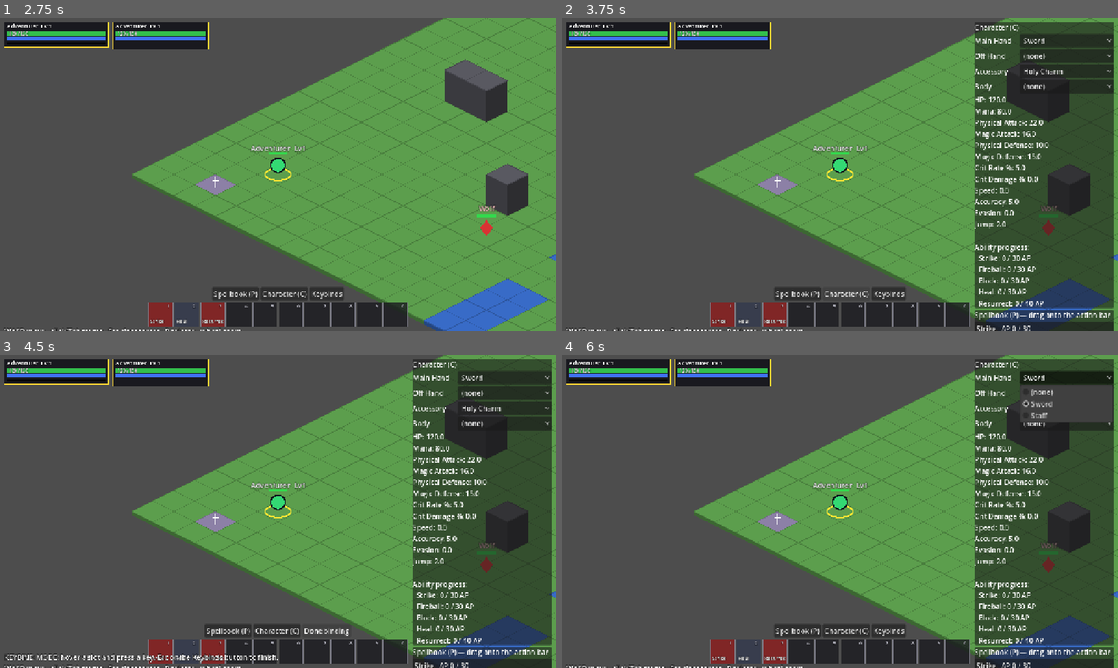
Above: before the commit, frames 1-4 (two rows, left to right).
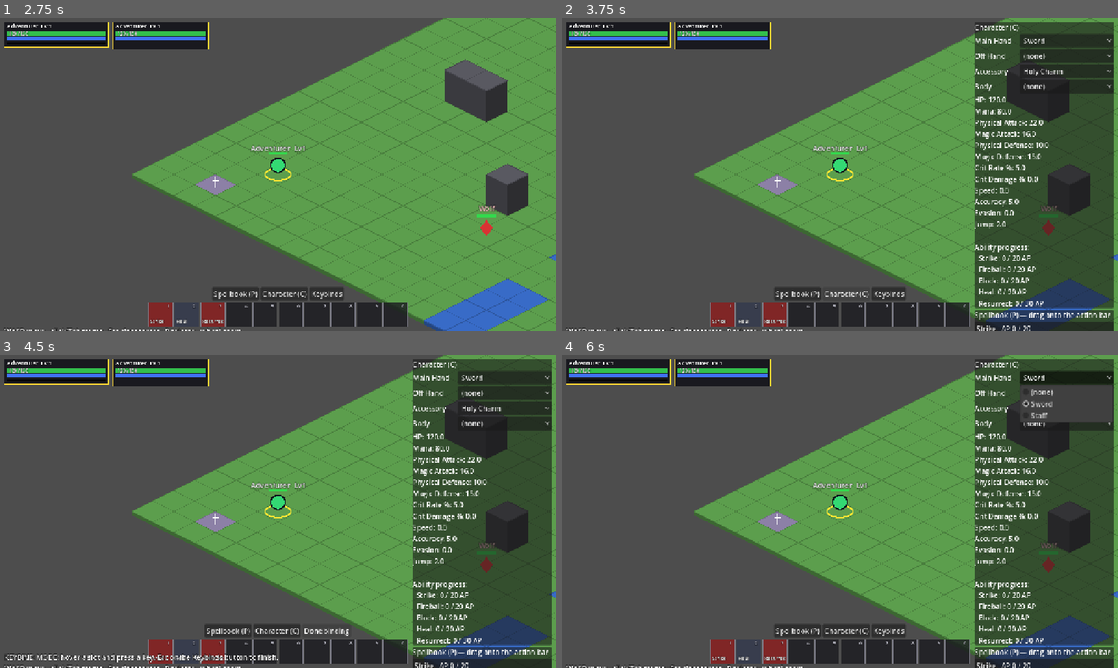
Above: after the commit, the same moments.

Repository: victorduvergermacarons-lang/Final-Wars
Game: Godot game, scene res://scenes/main.tscn
Two runs of this game, one before a commit and one after it. Both use one fixed random seed, a clock stepped at 60 frames per second and the inputs below.
Inputs (mouse positions are in pixels of both pictures, inside the frame that each line leads up to):
- Up to frame 1 (2.75 s): click "Play Solo" at 0.5 s; tap Enter at 1.25 s; drag from (55, 33) to (333, 105) at 1.27 s; drag from (161, 36) to (250, 237) at 2.02 s
- Up to frame 2 (3.75 s): click "Spellbook (P)" at 2.75 s; click "Character (C)" at 3.5 s
- Up to frame 3 (4.5 s): click "Keybinds" at 4.25 s
- Up to frame 4 (6 s): click "Done binding" at 5 s; click "Sword" at 5.75 s

Frame 1 is identical in both runs. In frame 2, less than 0.1% of the frame differs, in the area x 80-84%, y 75-100%; in frame 3, less than 0.1%; in frame 4, less than 0.1%.

Commit message:
Step 11: tune starter content against balance targets
- BalanceSim: scripted fights on the real WorldSim with shipped content
  (solo sword, solo staff, shield + Block, solo vs 2, pair vs 2)
- Tuning: Wolf 230 HP / 50 XP / 30 s respawn; Fireball 25 base, 15 mana,
  2.5 s cooldown; Shield +30 Physical Defense; starter abilities master at
  20 AP, Resurrect at 30 AP
- test_balance.gd enforces the targets (sword solo ~8 s / ~50% HP, two
  wolves lethal solo but fine for a pair, Fireball ~2x Strike and
  mana-limited, leveling pace, Block reduction); balance_report.tscn prints
  the numbers
- CLAUDE.md rule 16, README
- 187 tests passing; network check passes

Co-Authored-By: Claude Opus 5.5 <noreply@anthropic.com>
Claude-Session: https://claude.ai/code/session_01NkxcXD4xqQYvGrzBVzDJEX

Diff:
--- a/content/abilities/block.tres
+++ b/content/abilities/block.tres
@@ -19,4 +19,4 @@
 max_range = 0
 cooldown_seconds = 20.0
 effects = Array[ExtResource("1_y3qwe")]([SubResource("Resource_off5y")])
-ap_to_master = 30
+ap_to_master = 20
--- a/content/abilities/fireball.tres
+++ b/content/abilities/fireball.tres
@@ -12,7 +12,7 @@
 [sub_resource type="Resource" id="Resource_ottl4"]
 script = ExtResource("1_4xu3l")
 damage_type = 1
-base_amount = 15.0
+base_amount = 25.0
 scaling = Array[ExtResource("2_si36a")]([SubResource("Resource_pajq5")])
 
 [resource]
@@ -21,8 +21,8 @@
 display_name = "Fireball"
 description = "Hurls a ball of fire."
 max_range = 5
-mana_cost = 12.0
-cooldown_seconds = 4.0
+mana_cost = 15.0
+cooldown_seconds = 2.5
 ranged = true
 effects = Array[ExtResource("1_4xu3l")]([SubResource("Resource_ottl4")])
-ap_to_master = 30
+ap_to_master = 20
--- a/content/abilities/heal.tres
+++ b/content/abilities/heal.tres
@@ -23,4 +23,4 @@
 max_range = 4
 mana_cost = 15.0
 effects = Array[ExtResource("1_8lc1v")]([SubResource("Resource_32er5")])
-ap_to_master = 30
+ap_to_master = 20
--- a/content/abilities/resurrect.tres
+++ b/content/abilities/resurrect.tres
@@ -18,4 +18,4 @@
 mana_cost = 30.0
 cooldown_seconds = 30.0
 effects = Array[ExtResource("1_fuaku")]([SubResource("Resource_mnmbk")])
-ap_to_master = 40
+ap_to_master = 30
--- a/content/abilities/strike.tres
+++ b/content/abilities/strike.tres
@@ -18,4 +18,4 @@
 display_name = "Strike"
 description = "A quick sword blow."
 effects = Array[ExtResource("1_5weaa")]([SubResource("Resource_kjwm4")])
-ap_to_master = 30
+ap_to_master = 20
--- a/content/enemies/wolf.tres
+++ b/content/enemies/wolf.tres
@@ -7,7 +7,7 @@
 
 [sub_resource type="Resource" id="Resource_mp7ym"]
 script = ExtResource("4_p7m5h")
-hp = 90.0
+hp = 230.0
 phys_atk = 12.0
 phys_def = 5.0
 evasion = 5.0
@@ -19,5 +19,5 @@
 display_name = "Wolf"
 stats = SubResource("Resource_mp7ym")
 abilities = Array[ExtResource("1_ur81q")]([ExtResource("2_ij6gd")])
-xp_reward = 40
-respawn_seconds = 20.0
+xp_reward = 50
+respawn_seconds = 30.0
--- a/content/items/shield.tres
+++ b/content/items/shield.tres
@@ -13,7 +13,7 @@
 [sub_resource type="Resource" id="Resource_me4q2"]
 script = ExtResource("1_ocxbd")
 hp = 30.0
-phys_def = 15.0
+phys_def = 30.0
 
 [resource]
 script = ExtResource("2_ridx4")
--- /dev/null
+++ b/tests/balance/balance_report.gd
@@ -0,0 +1,18 @@
+extends Node
+## Prints the balance scenarios. Run:
+##   godot --headless --path . tests/balance/balance_report.tscn
+
+func _ready() -> void:
+	var c = ContentDB
+	print("(seconds = fight length, hp_lost_pct = worst hero's lowest HP point)")
+	var sword := [[&"sword", &"holy_charm"]]
+	var staff := [[&"staff", &"holy_charm"]]
+	var tank := [[&"sword", &"shield"]]
+	print("sword solo vs 1      ", BalanceSim.average(c, sword, [&"strike"], 1))
+	print("staff solo vs 1      ", BalanceSim.average(c, staff, [&"fireball"], 1))
+	print("sword+shield vs 1    ", BalanceSim.average(c, tank, [&"strike"], 1))
+	print("sword+shield blk v1  ", BalanceSim.average(c, tank, [&"strike"], 1, 10, 0.0, true))
+	print("sword solo vs 2      ", BalanceSim.average(c, sword, [&"strike"], 2))
+	print("sword solo heal vs 2 ", BalanceSim.average(c, sword, [&"strike"], 2, 10, 0.5))
+	print("pair vs 2            ", BalanceSim.average(c, [[&"sword", &"shield"], [&"staff", &"holy_charm"]], [&"strike", &"fireball"], 2, 10, 0.5))
+	get_tree().quit()
--- /dev/null
+++ b/tests/balance/balance_report.tscn
@@ -0,0 +1,6 @@
+[gd_scene load_steps=2 format=3]
+
+[ext_resource type="Script" path="res://tests/balance/balance_report.gd" id="1"]
+
+[node name="BalanceReport" type="Node"]
+script = ExtResource("1")
--- /dev/null
+++ b/tests/balance/balance_sim.gd
@@ -0,0 +1,93 @@
+class_name BalanceSim
+extends RefCounted
+## Scripted fights on the real WorldSim with shipped content, for tuning.
+## A bot hero uses abilities in priority order on the nearest wolf, heals itself
+## below a threshold if it can, and never moves (wolves come to it).
+
+## Runs one fight and returns {"seconds", "hp_lost_pct" (worst hero), "won", "mana_left_pct"}.
+## `loadouts`: per hero, item ids to equip. `rotation`: ability ids in priority order.
+static func fight(content, loadouts: Array, rotation: Array, wolves: int, seed: int = 1,
+		heal_below: float = 0.0, block_first: bool = false) -> Dictionary:
+	var zone := ZoneDef.new()
+	zone.id = &"arena"
+	var rows: PackedStringArray = []
+	var walk: PackedStringArray = []
+	for y in 12:
+		rows.append("0".repeat(12))
+		walk.append(".".repeat(12))
+	zone.height_rows = rows
+	zone.walk_rows = walk
+	zone.graveyards = [Vector2i(0, 0)]
+	zone.hero_spawns = [Vector2i(3, 5), Vector2i(3, 7)]
+	var spawns: Array[EnemySpawn] = []
+	for i in wolves:
+		var s := EnemySpawn.new()
+		s.enemy = content.enemies[&"wolf"]
+		s.tile = Vector2i(6, 5 + i * 2)
+		spawns.append(s)
+	zone.enemy_spawns = spawns
+	var world := WorldSim.new(zone, content.rules, seed)
+	var heroes: Array[Hero] = []
+	for items in loadouts:
+		var h := world.add_hero(content.heroes[&"adventurer"])
+		for slot in EquipSlot.COUNT:
+			h.unequip(slot)
+		for id in items:
+			h.equip(content.items[id])
+		h.hp = h.stats.hp
+		h.mana = h.stats.mana
+		heroes.append(h)
+	# Pull everything: first hero hits each wolf's threat table.
+	for e in world.enemies():
+		e.threat.add(heroes[0].id, 1.0)
+	var t := 0.0
+	var min_hp_frac := 1.0
+	var blocked := false
+	while t < 120.0:
+		var alive_wolves := world.enemies().filter(func(e): return e.alive)
+		if alive_wolves.is_empty():
+			break
+		if heroes.all(func(h): return not h.alive):
+			break
+		for h in heroes:
+			if not h.alive:
+				continue
+			if block_first and not blocked and h.find_ability(&"block") != null:
+				world.submit(h.id, {"type": "cast", "ability": &"block", "target": h.id})
+			var target: Enemy = alive_wolves[0]
+			for e in alive_wolves:
+				if GridModel.distance(h.tile(), e.tile()) < GridModel.distance(h.tile(), target.tile()):
+					target = e
+			var hurt := heroes.filter(func(x): return x.alive and x.hp < x.stats.hp * heal_below)
+			if not hurt.is_empty() and h.find_ability(&"heal") != null:
+				world.submit(h.id, {"type": "cast", "ability": &"heal", "target": hurt[0].id})
+			for id in rotation:
+				if h.find_ability(id) != null:
+					world.submit(h.id, {"type": "cast", "ability": id, "target": target.id})
+		world.step()
+		t = world.now
+		for h in heroes:
+			min_hp_frac = minf(min_hp_frac, h.hp / h.stats.hp)
+	var won := world.enemies().all(func(e): return not e.alive)
+	var mana := 1.0
+	for h in heroes:
+		mana = minf(mana, h.mana / maxf(h.stats.mana, 1.0))
+	return {"seconds": snappedf(t, 0.05), "hp_lost_pct": roundi((1.0 - min_hp_frac) * 100), "won": won,
+			"mana_left_pct": roundi(mana * 100)}
+
+
+## Average over several seeds.
+static func average(content, loadouts: Array, rotation: Array, wolves: int, runs: int = 10,
+		heal_below: float = 0.0, block_first: bool = false) -> Dictionary:
+	var secs := 0.0
+	var lost := 0.0
+	var wins := 0
+	var mana := 0.0
+	for i in runs:
+		var r := fight(content, loadouts, rotation, wolves, i + 1, heal_below, block_first)
+		secs += r.seconds
+		lost += r.hp_lost_pct
+		mana += r.mana_left_pct
+		wins += 1 if r.won else 0
+	return {"seconds": snappedf(secs / runs, 0.1), "hp_lost_pct": roundi(lost / runs),
+			"win_rate": float(wins) / runs, "mana_left_pct": roundi(mana / runs)}
--- /dev/null
+++ b/tests/balance/test_balance.gd
@@ -0,0 +1,75 @@
+extends GutTest
+## Balance targets for milestone-1 content (CLAUDE.md rule 16), checked with
+## scripted fights on the real WorldSim. If you retune content and this fails,
+## either the tuning drifted or the targets need updating together.
+## Full numbers: godot --headless --path . tests/balance/balance_report.tscn
+
+const ContentDBScript := preload("res://autoload/content_db.gd")
+const RUNS := 6
+
+var db
+
+
+func before_all() -> void:
+	db = ContentDBScript.new()
+
+
+func after_all() -> void:
+	db.free()
+
+
+func test_sword_solo_vs_one_wolf_takes_about_8s_and_half_hp() -> void:
+	var r := BalanceSim.average(db, [[&"sword", &"holy_charm"]], [&"strike"], 1, RUNS)
+	assert_between(r.seconds, 6.5, 9.5, str(r))
+	assert_between(r.hp_lost_pct, 35, 65, str(r))
+	assert_eq(r.win_rate, 1.0, str(r))
+
+
+func test_two_wolves_are_dangerous_solo_without_healing() -> void:
+	var r := BalanceSim.average(db, [[&"sword", &"holy_charm"]], [&"strike"], 2, RUNS)
+	assert_lt(r.win_rate, 0.5, str(r))
+
+
+func test_two_wolves_are_fine_for_a_pair() -> void:
+	var r := BalanceSim.average(db, [[&"sword", &"shield"], [&"staff", &"holy_charm"]],
+			[&"strike", &"fireball"], 2, RUNS, 0.5)
+	assert_eq(r.win_rate, 1.0, str(r))
+	assert_lt(r.hp_lost_pct, 75, str(r))
+
+
+func test_fireball_out_damages_strike_but_costs_mana() -> void:
+	var staff_hero := Hero.from_def(1, db.heroes[&"adventurer"])
+	staff_hero.unequip(EquipSlot.Id.MAIN_HAND)
+	staff_hero.equip(db.items[&"staff"])
+	var sword_hero := Hero.from_def(2, db.heroes[&"adventurer"])
+	var fireball: AbilityDef = db.abilities[&"fireball"]
+	var strike: AbilityDef = db.abilities[&"strike"]
+	var fb := StatCalc.scaled_amount(fireball.effects[0].base_amount, fireball.effects[0].scaling, staff_hero.stats)
+	var st := StatCalc.scaled_amount(strike.effects[0].base_amount, strike.effects[0].scaling, sword_hero.stats)
+	assert_gt(fb, st * 1.5, "fireball %s vs strike %s" % [fb, st])
+	assert_gt(fireball.mana_cost, 0.0)
+	var r := BalanceSim.average(db, [[&"staff", &"holy_charm"]], [&"fireball"], 1, RUNS)
+	assert_lt(r.mana_left_pct, 60, "one wolf costs a big share of the staff hero's mana: %s" % r)
+
+
+func test_block_cuts_wolf_bites_by_at_least_a_fifth() -> void:
+	var tank := Hero.from_def(1, db.heroes[&"adventurer"])
+	tank.inventory.append(db.items[&"shield"])
+	tank.equip(db.items[&"shield"])
+	var bite: AbilityDef = db.abilities[&"wolf_bite"]
+	var raw := StatCalc.scaled_amount(bite.effects[0].base_amount, bite.effects[0].scaling, db.enemies[&"wolf"].stats)
+	var k: float = db.rules.physical_defense_k
+	var normal := raw * (1.0 - CombatMath.mitigation(tank.stats.phys_def, k))
+	var blocked := raw * (1.0 - CombatMath.mitigation(tank.stats.phys_def * 2.0, k))
+	assert_between(1.0 - blocked / normal, 0.2, 0.4, "normal %s, blocked %s" % [normal, blocked])
+
+
+func test_level_2_after_two_wolves_and_first_mastery_at_level_3() -> void:
+	var rules: CombatRules = db.rules
+	var xp: int = db.enemies[&"wolf"].xp_reward
+	assert_eq(int(Leveling.xp_to_next(1, rules)) / xp, 2, "wolves to level 2")
+	var to_level_3 := Leveling.xp_to_next(1, rules) + Leveling.xp_to_next(2, rules)
+	assert_eq(ceili(to_level_3 / xp), 6, "wolves to level 3")
+	for id in [&"strike", &"fireball", &"heal", &"block"]:
+		assert_eq(db.abilities[id].ap_to_master, rules.ap_per_level * 2, "%s mastered after 2 level-ups" % id)
+	assert_eq(db.abilities[&"resurrect"].ap_to_master, rules.ap_per_level * 3)
Not shown, added: tests/balance/balance_report.gd.uid
Not shown, added: tests/balance/balance_sim.gd.uid
Not shown, added: tests/balance/test_balance.gd.uid
Not shown, changed: CLAUDE.md
Not shown, changed: README.md
